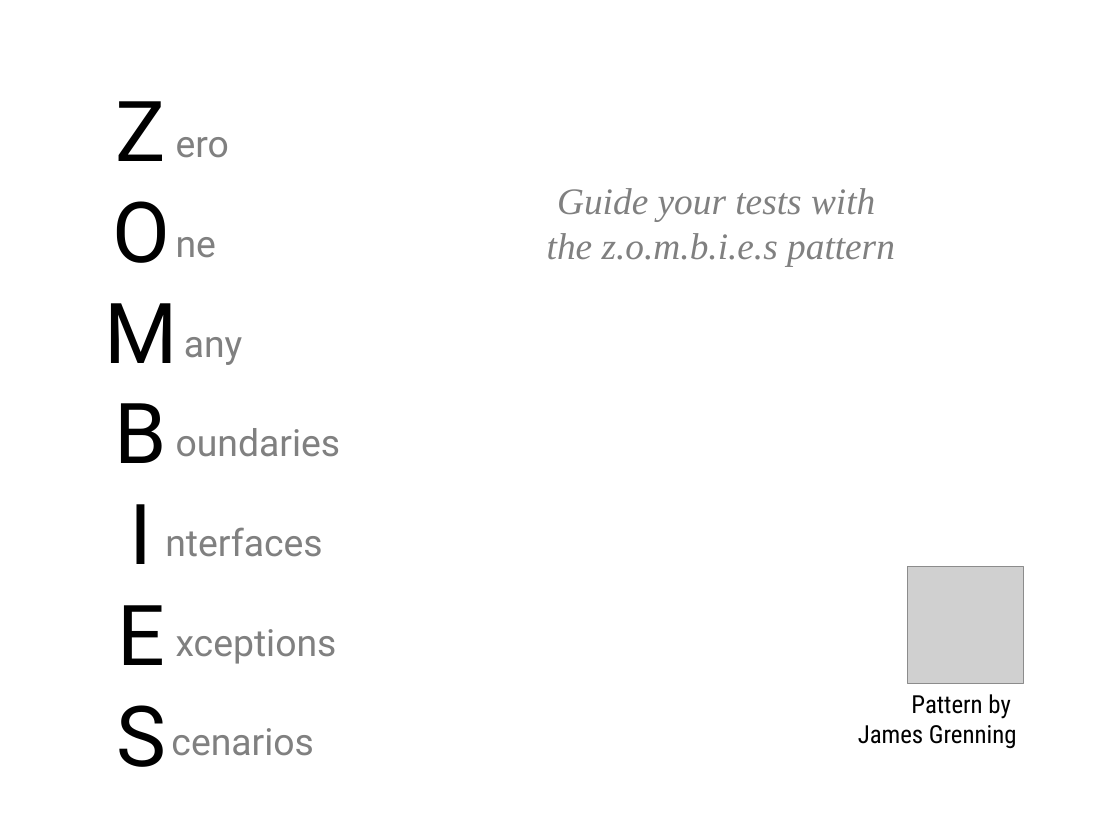
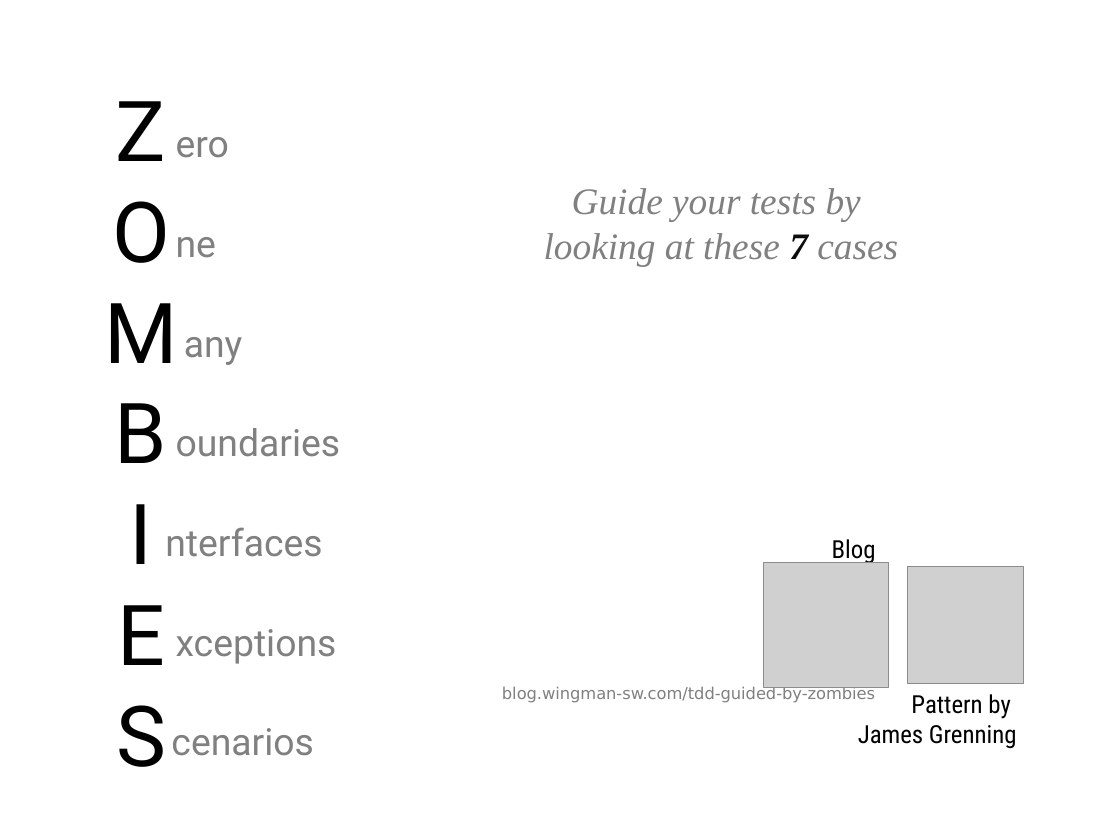
Before and after one commit to LearnWithLlew/Coderetreat.facilitation, a slide deck: slide 15 of Coderetreat - Printouts.pptx. Drawn at 1120x840 pixels with LibreOffice and Linux fonts; fonts in the diff are those of the drawing; grey boxes stand for pictures; background and template pictures are left out. Boxes give left, top, right and bottom in pixels: in the first picture for what was removed or moved away, otherwise in the second. Text is boxed around its words. In the diff, an @@ line names an element or a change of style, - is before the commit and + after.

```diff
--- a/Coderetreat - Printouts.pptx
+++ b/Coderetreat - Printouts.pptx
@@ text at [544, 188, 898, 266]: text changed @@
-Guide your tests with
-the z.o.m.b.i.e.s pattern
+Guide your tests by
+looking at these 7 cases
@@ text added at [832, 539, 876, 564], 16 pt, text #000000 @@
+Blog
@@ picture added at [764, 562, 888, 687] @@
@@ text added at [502, 686, 875, 703], 10.5 pt, text #808080 @@
+blog.wingman-sw.com/tdd-guided-by-zombies
@@ rectangle "Pattern by": place and size @@
-rectangle "Pattern by" at [858, 694, 1017, 749]
+rectangle "Pattern by" at [800, 683, 1028, 755]
```
Also in this commit, not shown: 11 other slides changed, 1 other file.
